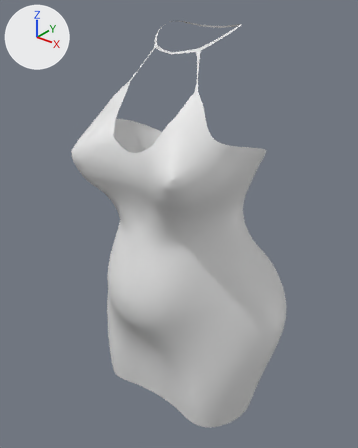
What one commit did to the FBX model Assets/Models/Humans/Nora/SeparatedOutfits/OutDress.fbx.
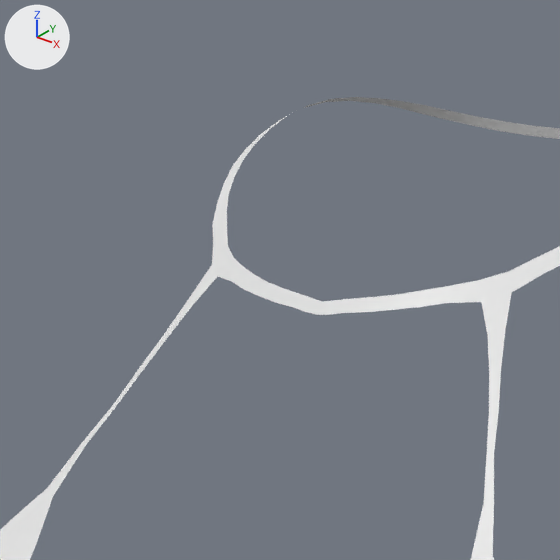
Old and new are each drawn whole from a 50 mm lens placed at (1.455, -1.811, 3.888), pointed at (-0.026, 0.041, 2.74) and again close up on the part from 34% to 58% of the width and 1% to 21% of the height. Lighting does not change. The marker at upper left points along +X, +Y and +Z. The first two pictures are the older version.

The first close-up shows 'Nora.outDressSeparate'.
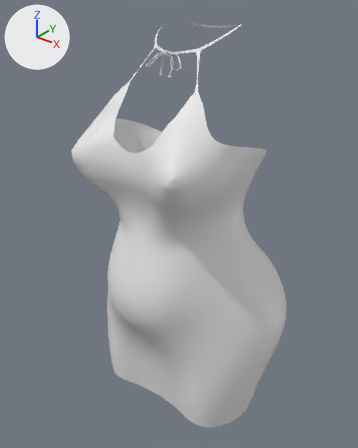
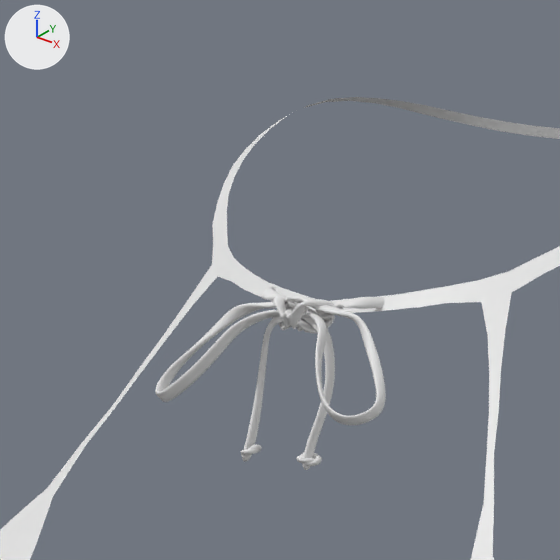
The change, as a list of edits to the scene's bpy script:
```text
Add mat_nora_outdressknot:
    mat_nora_outdressknot = principled_material('Nora.outDressKnot')
    mat_nora_outdressknot.base_color = (0.8, 0.8, 0.8)  # white #e7e7e7
Change me_nora_eveninggownmesh_001:
    used by ob_nora_outdressseparate; location = (0.0, 0.0, 0.0)
    remove me_nora_eveninggownmesh_001.from_pydata(...)  # 3970 vertices, 3790 faces; spans x -0.54..0.54, y -0.42..0.52, z 1.72..3.72
    add me_nora_eveninggownmesh_001.from_pydata(...)  # 21892 vertices, 21732 faces; spans x -0.54..0.54, y -0.42..0.52, z 1.72..3.72
    me_nora_eveninggownmesh_001 part 1: a new loose piece of 5080 vertices spanning x -0.1..0.1, y -0.12..-0.06, z 3.55..3.62, in mat_nora_outdressknot (white #e7e7e7)
    me_nora_eveninggownmesh_001 part 2: a new loose piece of 3804 vertices spanning x -0.02..0.02, y -0.08..-0.05, z 3.6..3.62, in mat_nora_outdressknot (white #e7e7e7)
    me_nora_eveninggownmesh_001 part 3: a new loose piece of 2860 vertices spanning x -0.02..0.02, y -0.08..-0.05, z 3.6..3.62, in mat_nora_outdressknot (white #e7e7e7)
    me_nora_eveninggownmesh_001 part 4: a new loose piece of 2292 vertices spanning x -0.05..0.05, y -0.07..-0.04, z 3.6..3.62, in mat_nora_outdressknot (white #e7e7e7)
    me_nora_eveninggownmesh_001 part 5: a new loose piece of 2106 vertices spanning x -0.03..0.03, y -0.1..-0.06, z 3.52..3.62, in mat_nora_outdressknot (white #e7e7e7)
    me_nora_eveninggownmesh_001 part 6: a new loose piece of 800 vertices spanning x 0.02..0.03, y -0.1..-0.08, z 3.52..3.53, in mat_nora_outdressknot (white #e7e7e7)
    me_nora_eveninggownmesh_001 part 7: a new loose piece of 800 vertices spanning x -0.03..-0.02, y -0.1..-0.08, z 3.52..3.53, in mat_nora_outdressknot (white #e7e7e7)
    other edits to the shape of me_nora_eveninggownmesh_001 do not show in these pictures
    add me_nora_eveninggownmesh_001.materials.append(mat_nora_outdressknot)  # white #e7e7e7
```

Boxes [x1, y1, x2, y2] around the edits, measured in the close-ups (560 x 560 px):
part 1 of me_nora_eveninggownmesh_001, added: after [156, 296, 386, 425]
part 2 of me_nora_eveninggownmesh_001, added: after [273, 296, 334, 329]
part 3 of me_nora_eveninggownmesh_001, added: after [279, 298, 335, 333]
part 4 of me_nora_eveninggownmesh_001, added: after [262, 287, 385, 332]
part 5 of me_nora_eveninggownmesh_001, added: after [242, 302, 335, 470]
part 6 of me_nora_eveninggownmesh_001, added: after [296, 453, 322, 467]
part 7 of me_nora_eveninggownmesh_001, added: after [241, 444, 262, 457]
